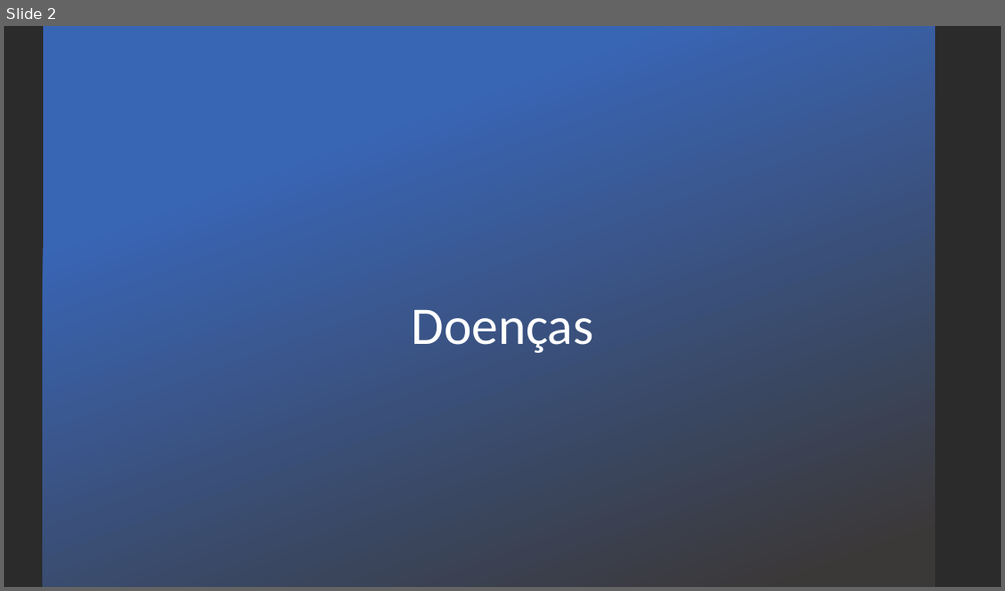
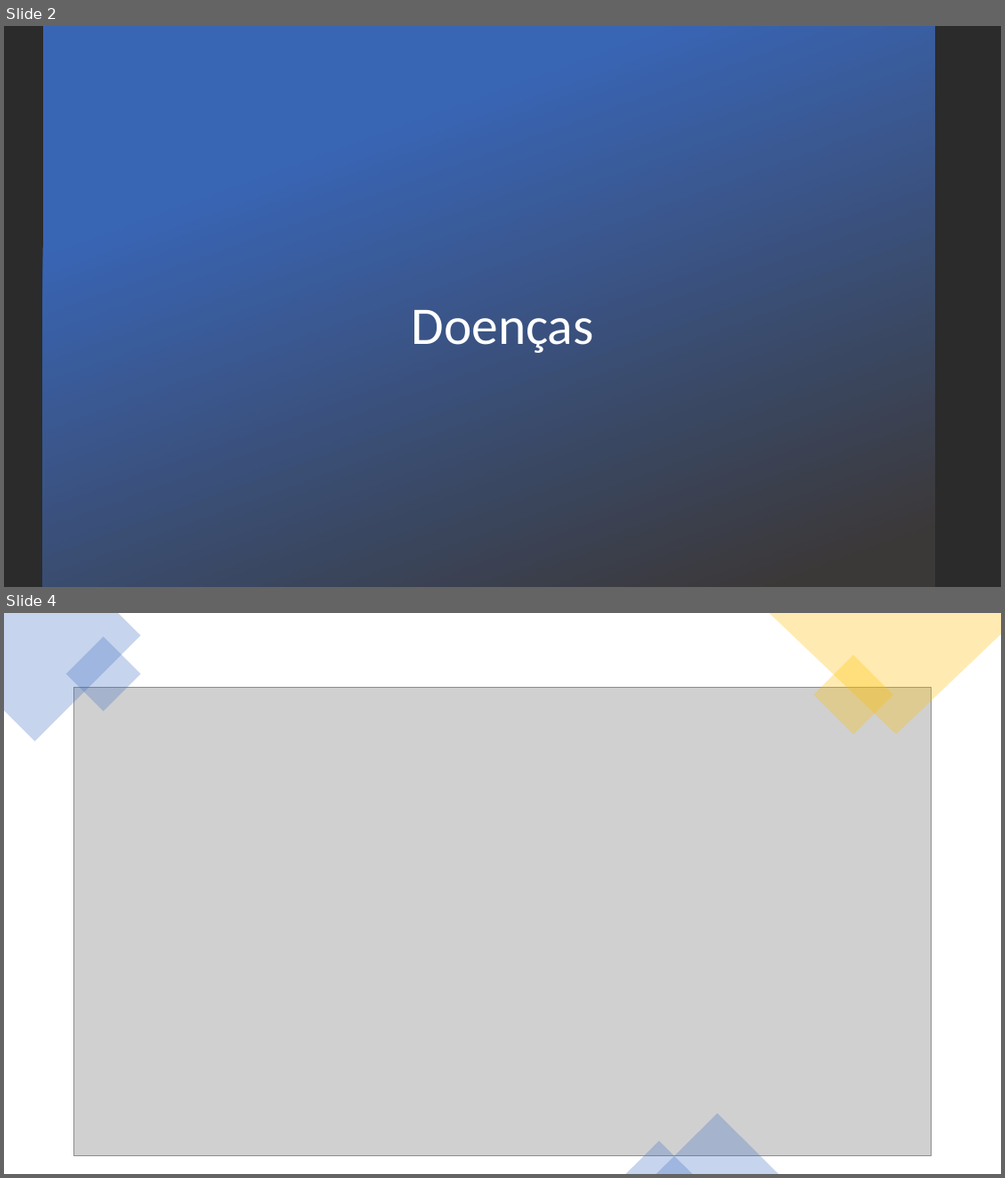
Before and after one commit to GabrielMCS01/CTI-TP, a slide deck: VantagensSociais.pptx. Shown one above the other, each under a label of ours: slide 2 before the commit, slides 2 and 4 after it; the slides between them are not shown. The pictures are 1005x591 and 1005x1178 pixels, drawn with LibreOffice and Linux fonts; fonts in the diff are those of the drawing; grey boxes stand for pictures; background and template pictures are left out; a plain dark background stands for a picture behind light text. Boxes give left, top, right and bottom in pixels: in the first picture for what was removed or moved away, otherwise in the second. Text is boxed around its words. In the diff, an @@ line names an element or a change of style, - is before the commit and + after.

```diff
--- a/VantagensSociais.pptx
+++ b/VantagensSociais.pptx
@@ slide 4 added at (4, 613, 1001, 1174), background #FFFFFF @@
@@ freeform shape added at (4, 613, 141, 741), fill #4472C4 at 30% opacity @@
@@ rectangle added at (66, 636, 141, 712), fill #4472C4 at 30% opacity @@
@@ freeform shape added at (769, 613, 1001, 734), fill #FFC000 at 30% opacity @@
@@ rectangle added at (813, 655, 893, 735), fill #FFC000 at 30% opacity @@
@@ picture added at (73, 687, 931, 1155) @@
@@ triangle added at (656, 1113, 778, 1174), fill #4472C4 at 30% opacity @@
@@ triangle added at (626, 1141, 693, 1174), fill #4472C4 at 30% opacity @@
```
Also in this commit, not shown: 2 slides changed, 1 slide removed.
